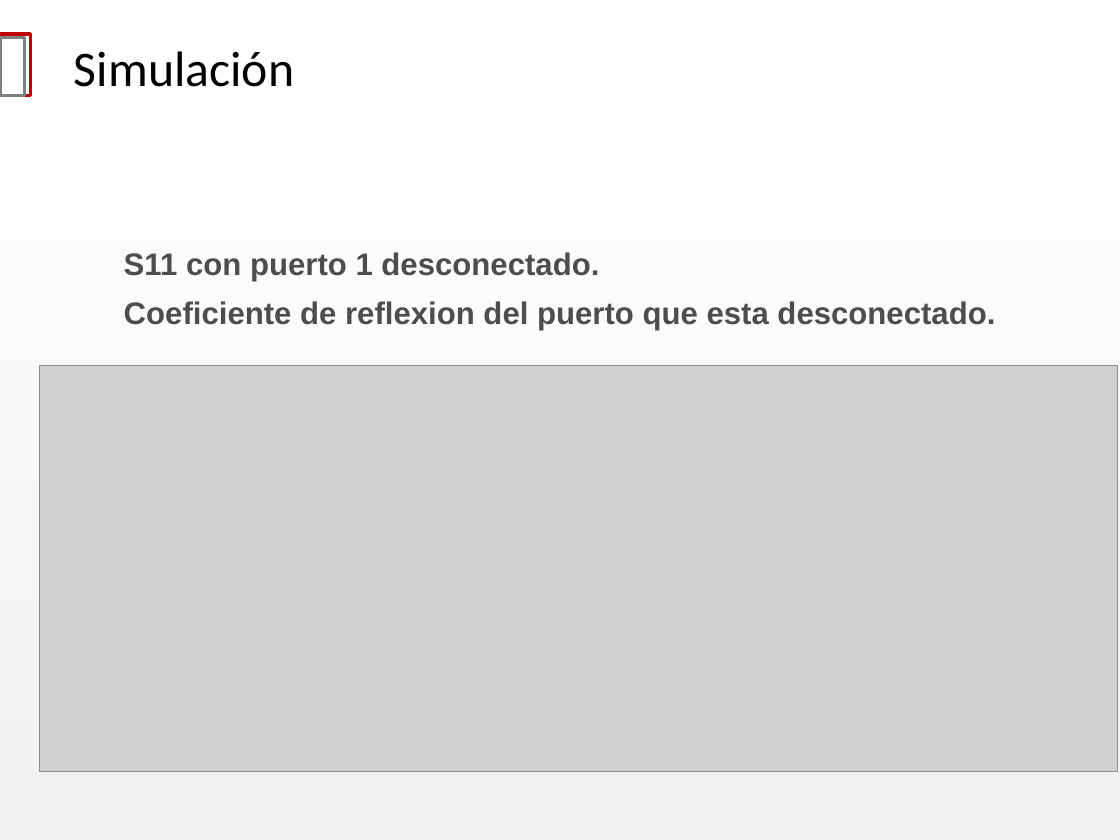
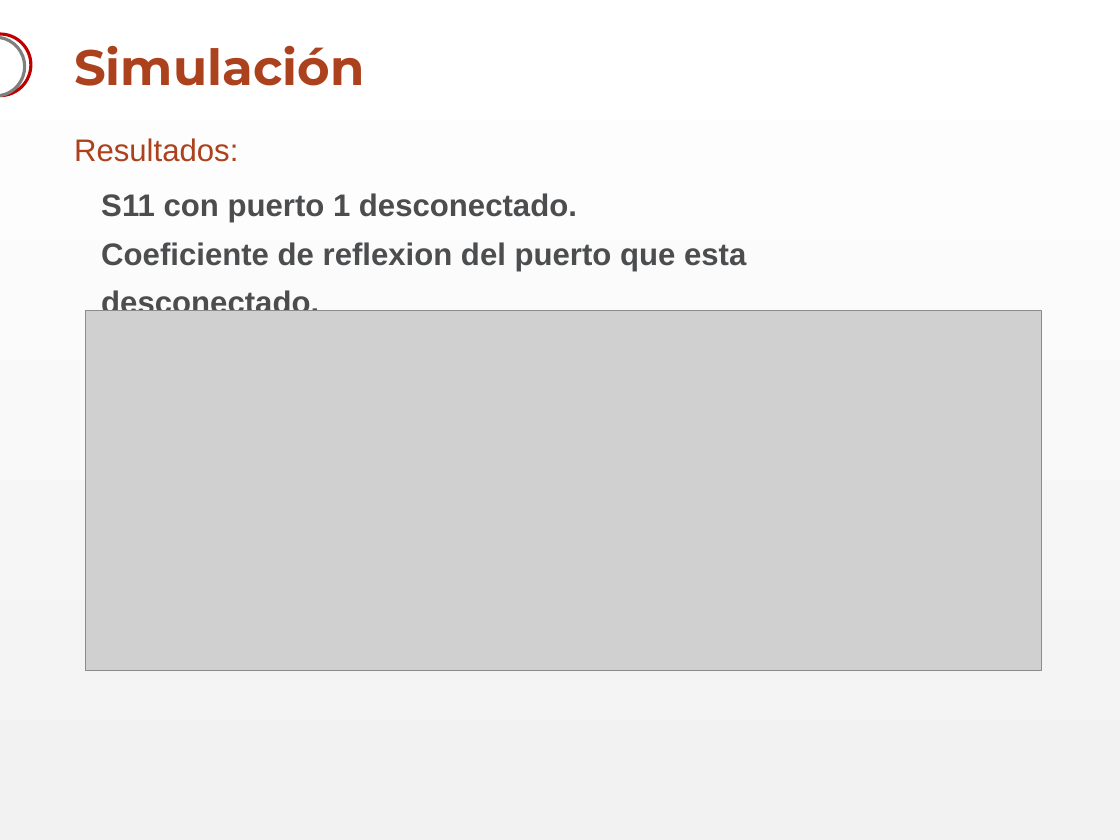
Before and after one commit to akukulanski/RF_Switch_3GHz, a slide deck: slide 8 of Presentación/RF Switch.pptx. Drawn at 1120x840 pixels with LibreOffice and Linux fonts; fonts in the diff are those of the drawing; grey boxes stand for pictures; background and template pictures are left out. Boxes give left, top, right and bottom in pixels: in the first picture for what was removed or moved away, otherwise in the second. Text is boxed around its words. In the diff, an @@ line names an element or a change of style, - is before the commit and + after.

```diff
--- a/Presentación/RF Switch.pptx
+++ b/Presentación/RF Switch.pptx
@@ title "Simulación" at [74, 46, 364, 86]: font Calibri to Montserrat, text colour #000000 to #AC411D, bold on; line spacing 1 to 0.9 @@
@@ rectangle removed at [0, 34, 31, 95] @@
@@ rectangle removed at [0, 38, 25, 96] @@
@@ freeform shape added at [0, 34, 31, 95], outline #C00000 2 pt @@
@@ freeform shape added at [0, 38, 25, 96], outline #7F7F7F 2 pt @@
@@ text at [74, 138, 238, 162]: text changed; size 28 to 20 pt; font Noto Sans CJK SC to Arial; text colour #000000 to #AC411D; bold off @@
-Resultados [Qucs]:
+Resultados:
@@ text "Resultados:" at [74, 138, 238, 162]: vertical alignment bottom to top @@
@@ text "S11 con puerto 1 desconectado." rewrapped from [124, 252, 995, 330] to [101, 193, 746, 311] @@
@@ picture: place and size @@
-picture at [40, 365, 1118, 772]
+picture at [85, 310, 1040, 670]
```
Also in this commit, not shown: 14 other slides changed.
